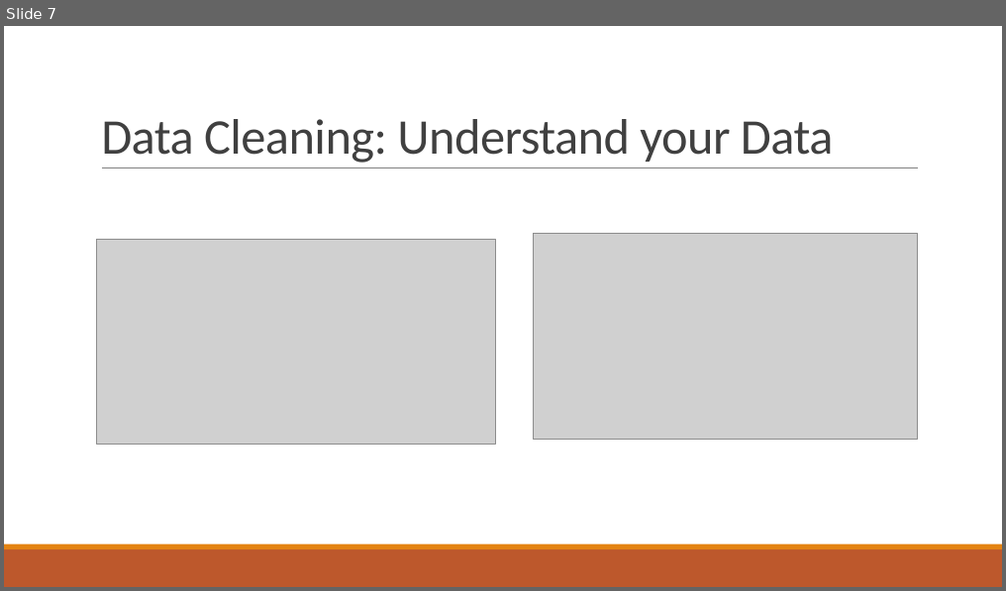
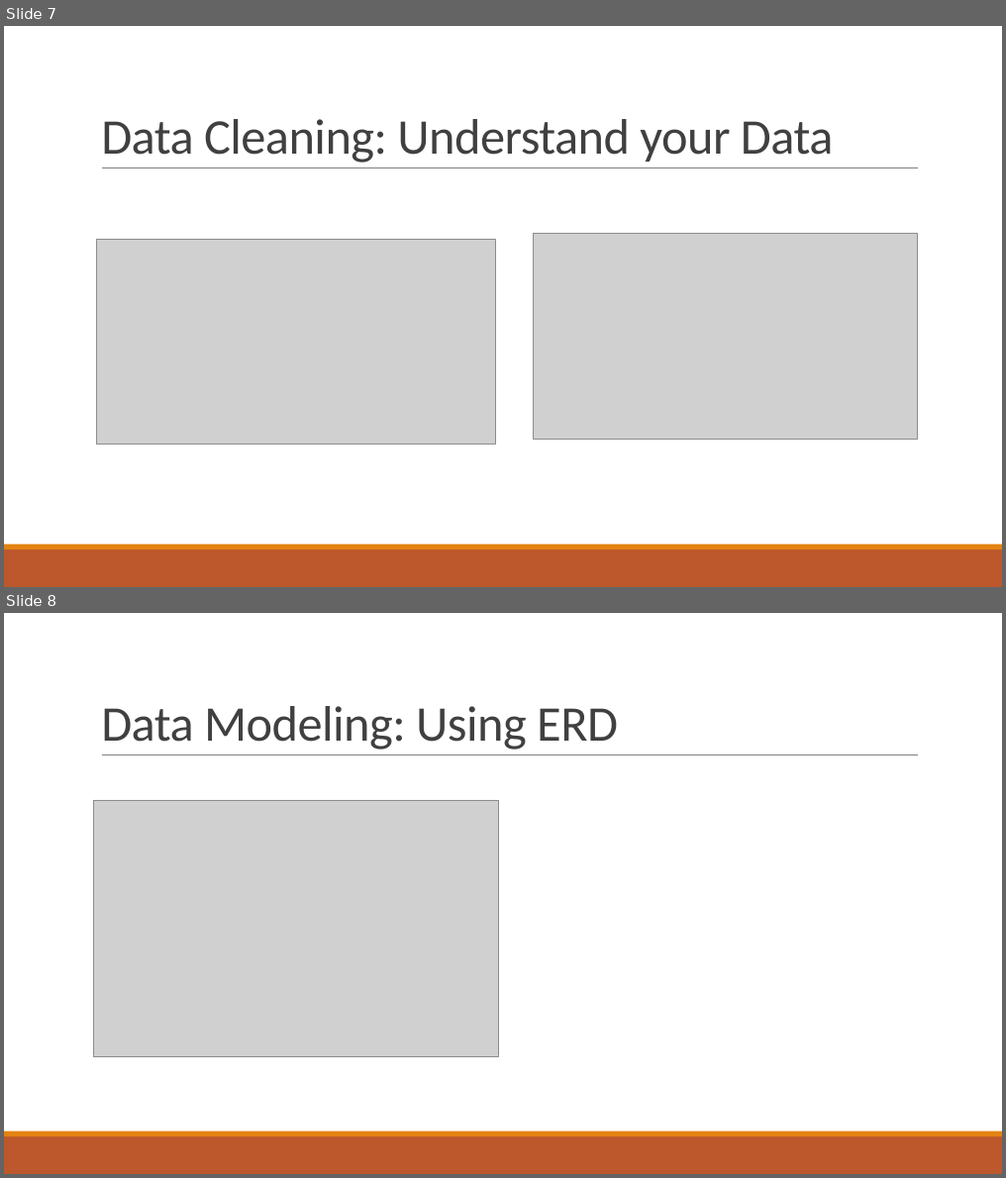
Before and after one commit to DKogge/airport, a slide deck: Airline_OnTime_performance_Stats.pptx. Shown one above the other, each under a label of ours: slide 7 before the commit, slides 7 and 8 after it. The pictures are 1006x591 and 1006x1178 pixels, drawn with LibreOffice and Linux fonts; fonts in the diff are those of the drawing; grey boxes stand for pictures. Boxes give left, top, right and bottom in pixels: in the first picture for what was removed or moved away, otherwise in the second. Text is boxed around its words. In the diff, an @@ line names an element or a change of style, - is before the commit and + after.

```diff
--- a/Airline_OnTime_performance_Stats.pptx
+++ b/Airline_OnTime_performance_Stats.pptx
@@ slide 8 added at <box>4,613,1002,1174</box>, background #FFFFFF; not listed: 3 template elements that a slide beside it also shows @@
@@ title added at <box>101,706,618,750</box>, 48 pt, text #404040 @@
+Data Modeling: Using ERD
@@ picture added at <box>94,800,498,1058</box> @@
```
Also in this commit, not shown: 2 other slides added.
